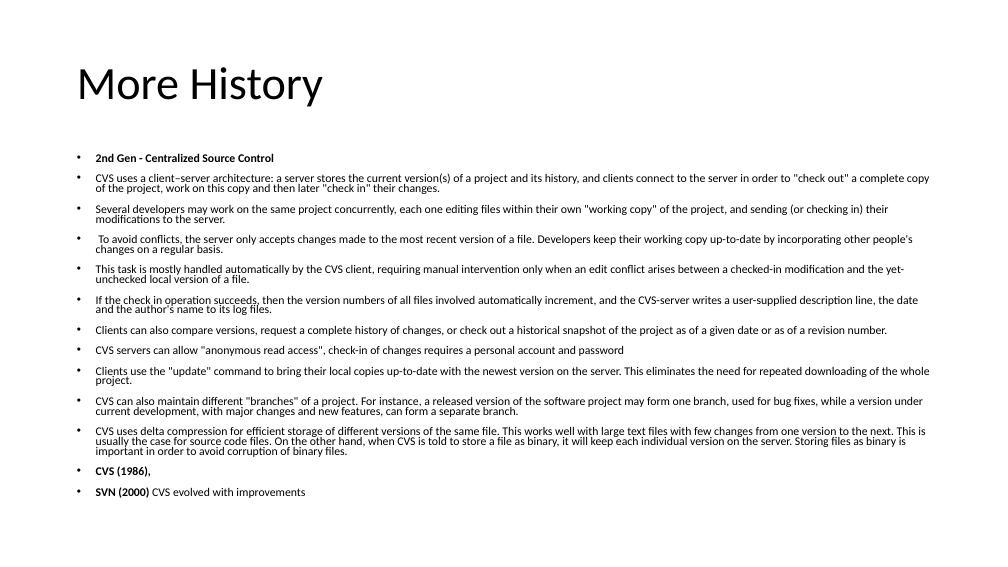
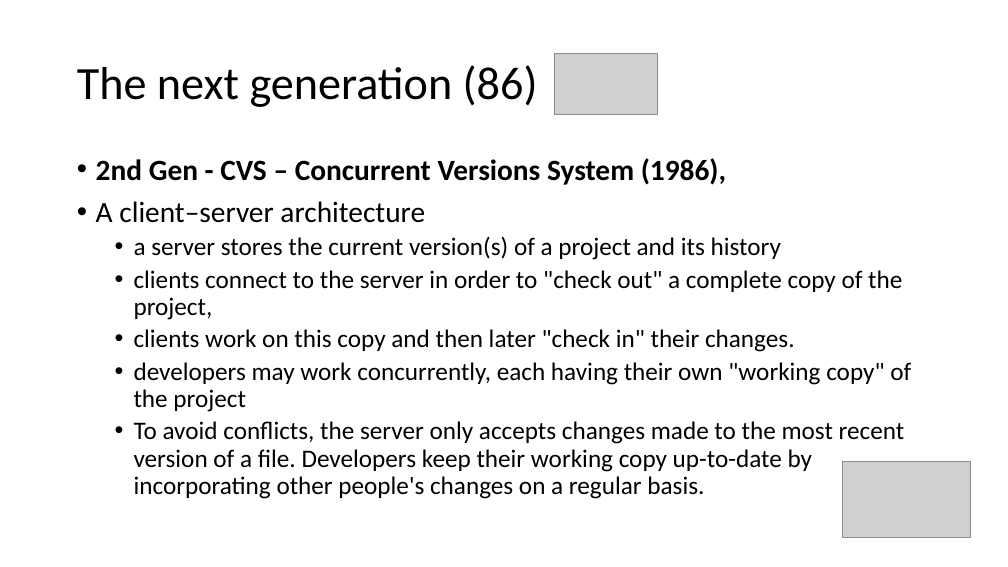
Before and after one commit to milodotnet/bootcamp, a slide deck: slide 9 of SourceControlPresentation.pptx (slide 6 before the commit). Drawn at 1008x567 pixels with LibreOffice and Linux fonts; fonts in the diff are those of the drawing; grey boxes stand for pictures. Boxes give left, top, right and bottom in pixels: in the first picture for what was removed or moved away, otherwise in the second. Text is boxed around its words. In the diff, an @@ line names an element or a change of style, - is before the commit and + after.

Commit message:
refactor some of the content in the history section

```diff
--- a/SourceControlPresentation.pptx
+++ b/SourceControlPresentation.pptx
@@ picture added at (554, 54, 658, 115) @@
@@ title at (77, 65, 538, 107): text changed @@
-More History
+The next generation (86)
@@ text at (96, 158, 911, 412): text changed; size 11.2 to 24 pt @@
-• 2nd Gen - Centralized Source Control
-• CVS uses a client–server architecture: a server stores the current version(s) of a project and its history, and clients connect to the server in order to "check out" a complete copy of the project, work on this copy and then later "check in" their changes.
-• Several developers may work on the same project concurrently, each one editing files within their own "working copy" of the project, and sending (or checking in) their modifications to the server.
+• 2nd Gen - CVS – Concurrent Versions System (1986),
+• A client–server architecture
+  • a server stores the current version(s) of a project and its history
+  • clients connect to the server in order to "check out" a complete copy of the project,
+  • clients work on this copy and then later "check in" their changes.
+  • developers may work concurrently, each having their own "working copy" of the project
@@ text at (96, 265, 929, 498): paragraphs removed @@
-• This task is mostly handled automatically by the CVS client, requiring manual intervention only when an edit conflict arises between a checked-in modification and the yet-unchecked local version of a file.
-• If the check in operation succeeds, then the version numbers of all files involved automatically increment, and the CVS-server writes a user-supplied description line, the date and the author's name to its log files.
-• Clients can also compare versions, request a complete history of changes, or check out a historical snapshot of the project as of a given date or as of a revision number.
-• CVS servers can allow "anonymous read access", check-in of changes requires a personal account and password
-• Clients use the "update" command to bring their local copies up-to-date with the newest version on the server. This eliminates the need for repeated downloading of the whole project.
-• CVS can also maintain different "branches" of a project. For instance, a released version of the software project may form one branch, used for bug fixes, while a version under current development, with major changes and new features, can form a separate branch.
-• CVS uses delta compression for efficient storage of different versions of the same file. This works well with large text files with few changes from one version to the next. This is usually the case for source code files. On the other hand, when CVS is told to store a file as binary, it will keep each individual version on the server. Storing files as binary is important in order to avoid corruption of binary files.
-• CVS (1986),
-• SVN (2000) CVS evolved with improvements
@@ text at (134, 421, 905, 499): size 11.2 to 24 pt in "To avoid conflicts, the server only accepts ..."; list level 1 to 2 in "To avoid conflicts, the server ..."; line spacing 0.7 to 0.9 @@
@@ picture added at (843, 462, 971, 538) @@
```
Also in this commit, not shown: 3 other slides changed, 4 slides added.
